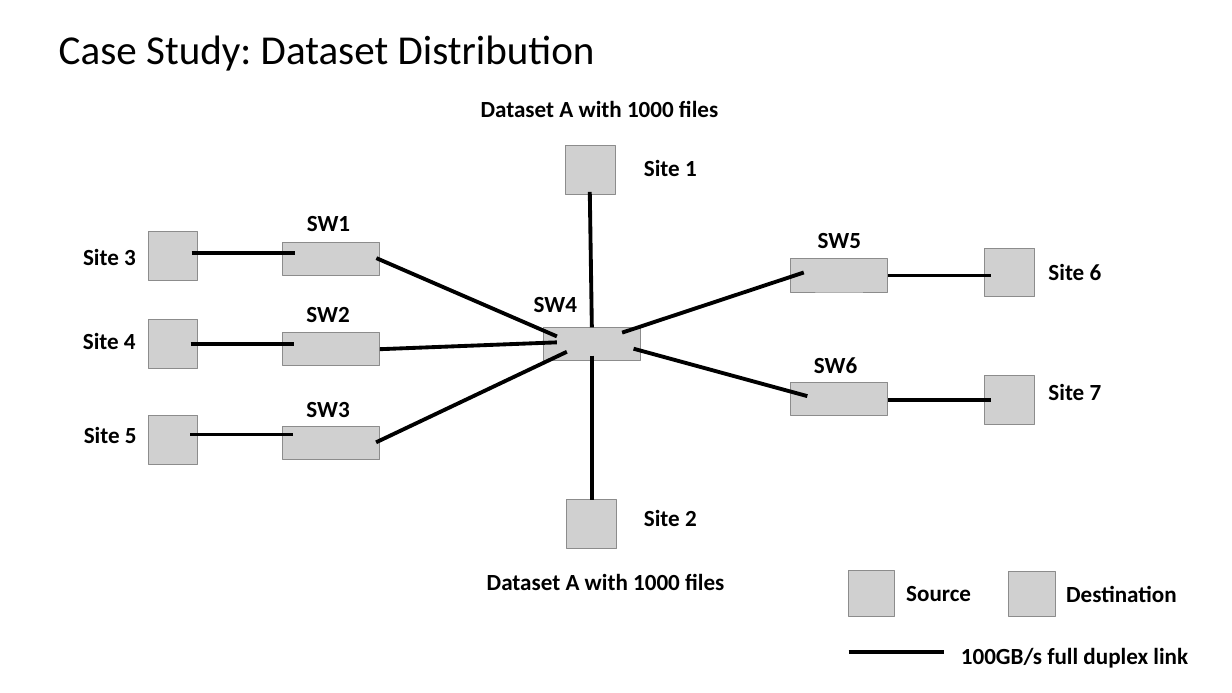
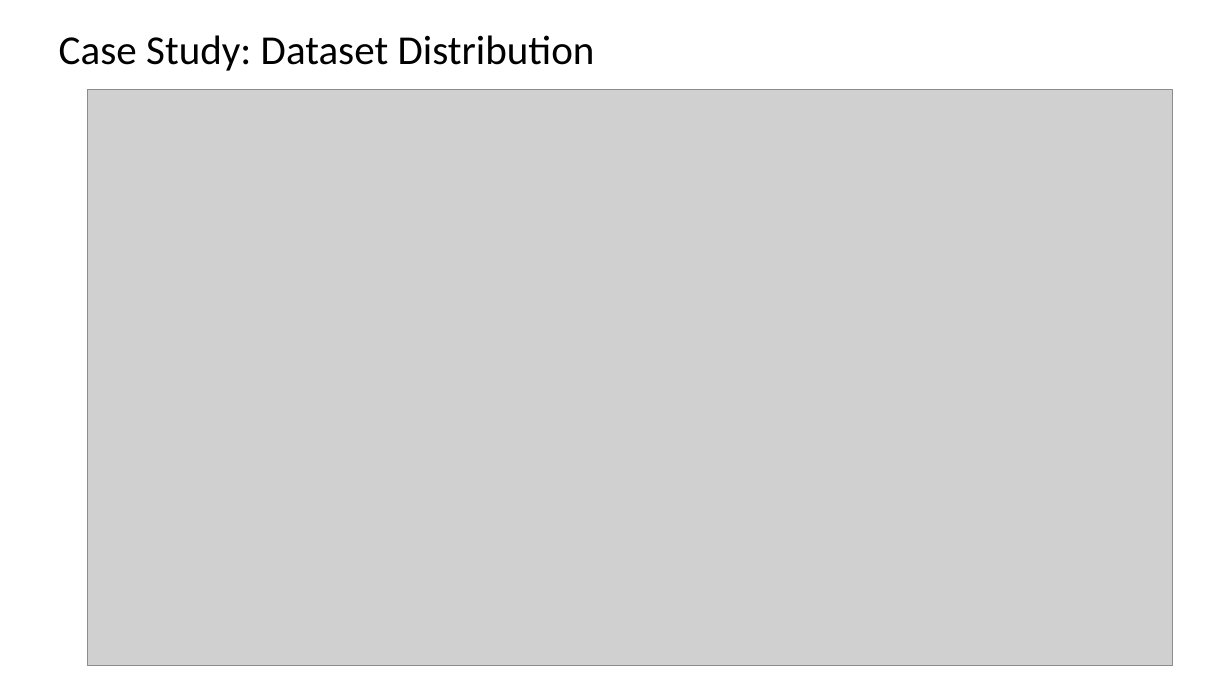
Before and after one commit to snlab/sc16, a slide deck: slide 5 of slides/cms-demo-v0.pptx. Drawn at 1232x693 pixels with LibreOffice and Linux fonts; fonts in the diff are those of the drawing; grey boxes stand for pictures. Boxes give left, top, right and bottom in pixels: in the first picture for what was removed or moved away, otherwise in the second. Text is boxed around its words. In the diff, an @@ line names an element or a change of style, - is before the commit and + after.

Commit message:
Refine figures

```diff
--- a/slides/cms-demo-v0.pptx
+++ b/slides/cms-demo-v0.pptx
@@ picture added at (88, 90, 1173, 665) @@
@@ group removed at (83, 100, 1102, 590): 15 texts, 13 pictures, 12 lines @@
-Site 1
-Site 2
-Site 3
-Site 4
-Site 5
-Site 6
-Site 7
-SW4
-SW1
-SW2
-SW3
-SW5
-SW6
-Dataset A with 1000 files
-Dataset A with 1000 files
@@ picture removed at (848, 571, 895, 616) @@
@@ text removed at (906, 586, 971, 601) @@
-Source
@@ picture removed at (1009, 571, 1055, 616) @@
@@ text removed at (1066, 586, 1177, 602) @@
-Destination
@@ line removed from (848, 652) to (945, 652) @@
@@ text removed at (961, 647, 1188, 668) @@
-100GB/s full duplex link
```
Also in this commit, not shown: 1 other slide changed.
